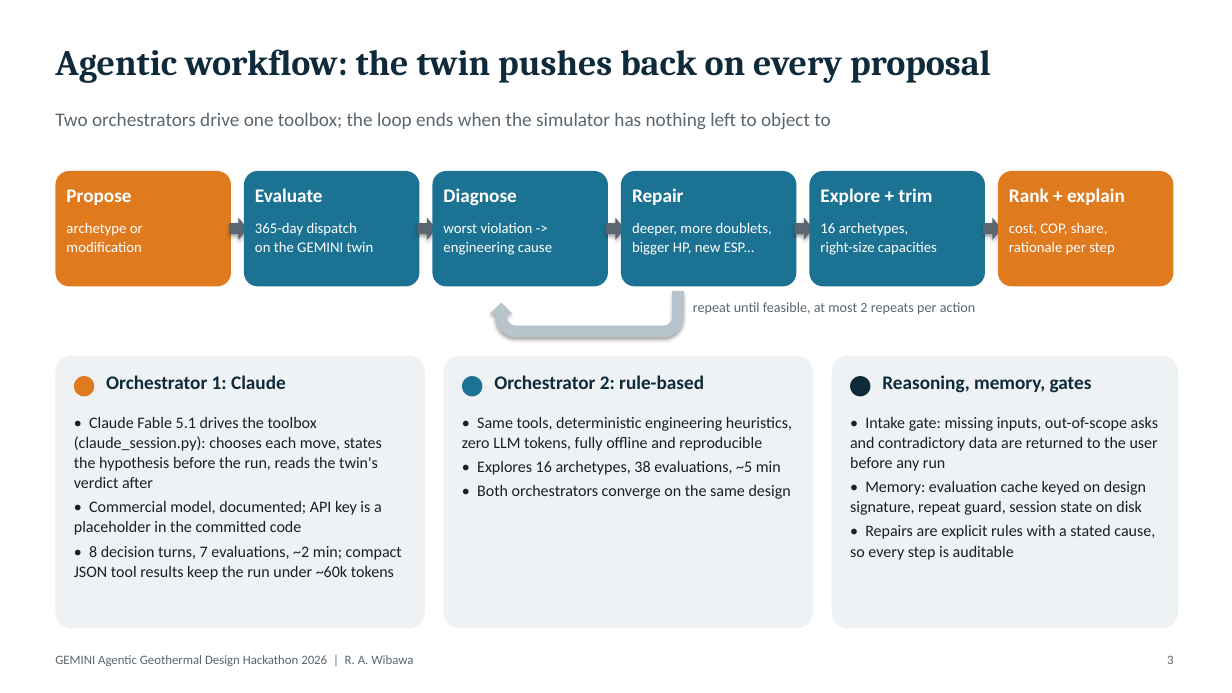
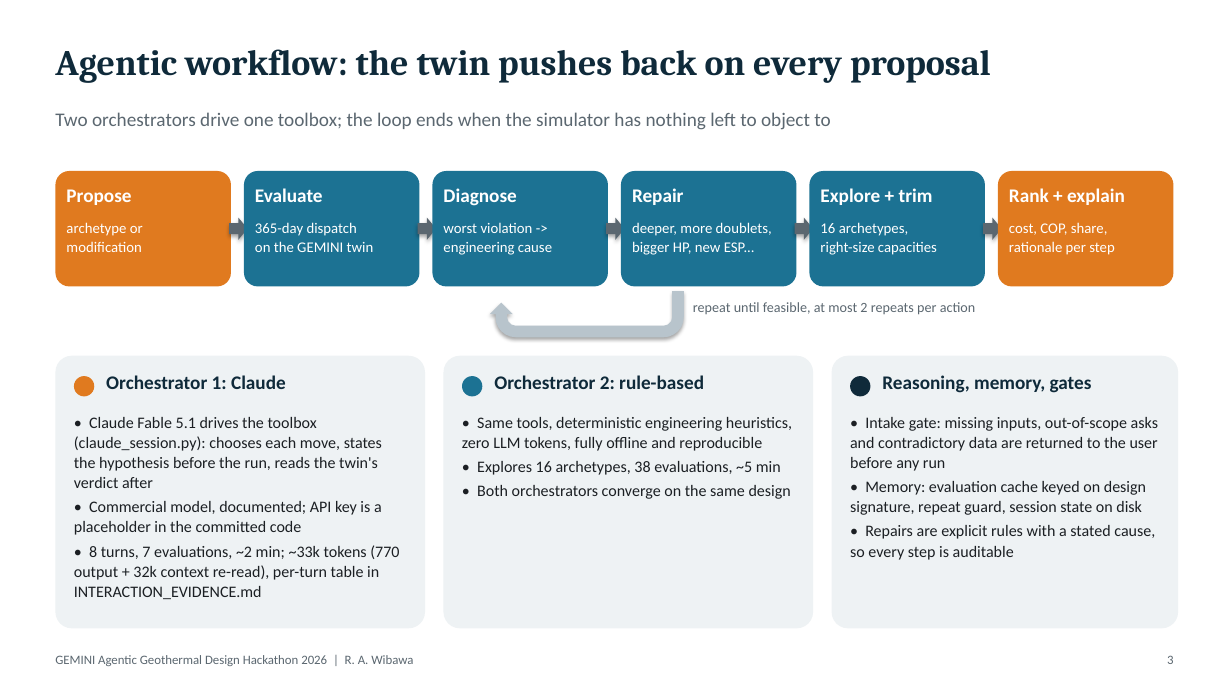
Before and after one commit to GEMINI-Digital-Twin/gemini-geothermal-suite-open, a slide deck: slide 3 of hackathon_2026_agentic_design/GEMINI_Hackathon_Report_Ramdhan_Wibawa.pptx. Drawn at 1232x693 pixels with LibreOffice and Linux fonts; fonts in the diff are those of the drawing. Boxes give left, top, right and bottom in pixels: in the first picture for what was removed or moved away, otherwise in the second. Text is boxed around its words. In the diff, an @@ line names an element or a change of style, - is before the commit and + after.

```diff
--- a/hackathon_2026_agentic_design/GEMINI_Hackathon_Report_Ramdhan_Wibawa.pptx
+++ b/hackathon_2026_agentic_design/GEMINI_Hackathon_Report_Ramdhan_Wibawa.pptx
@@ text at box(74, 545, 399, 599): text changed @@
-• 8 decision turns, 7 evaluations, ~2 min; compact JSON tool results keep the run under ~60k tokens
+• 8 turns, 7 evaluations, ~2 min; ~33k tokens (770 output + 32k context re-read), per-turn table in INTERACTION_EVIDENCE.md
```
Also in this commit, not shown: 3 other slides changed, 9 other files.
